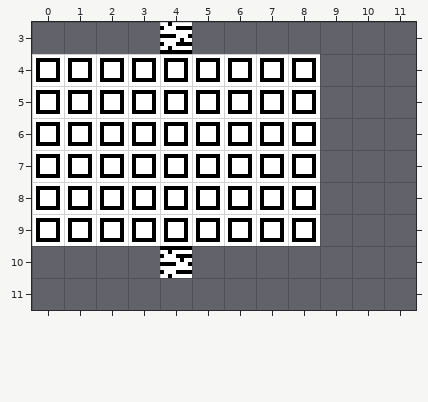
One commit to this Tiled map: assets/data/mapchunks/level_1/b-1.tmx. Above: the version before the commit.
Cells are 8x8 px. Shown: x 0..11, y 3..11.
After:
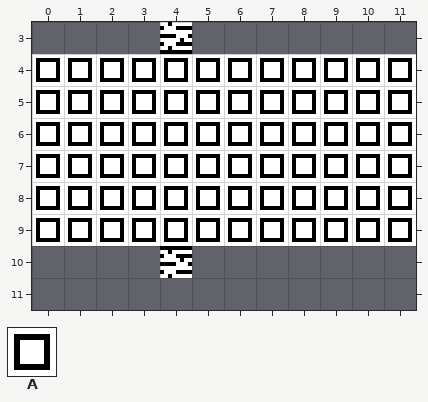
Key: from "tiles": A 1.
Objects are placed by their top-left corner, in cells (3,4 is the top-left corner of cell 3,4); size is 1x1 cell unless given.
From old to new:
Layer "hazards" (added):
added: A "block" at 9,4
added: A "block" at 10,4
added: A "block" at 11,4
added: A "block" at 10,5
added: A "block" at 11,5
added: A "block" at 9,5
added: A "block" at 11,6
added: A "block" at 9,6
added: A "block" at 10,6
added: A "block" at 9,7
added: A "block" at 11,7
added: A "block" at 10,7
added: A "block" at 11,8
added: A "block" at 9,8
added: A "block" at 10,8
added: A "block" at 9,9
added: A "block" at 11,9
added: A "block" at 10,9
Changed places in both pictures, as pixel boxes (x1, y1, x2, y2):
added: (320, 54, 416, 246)
